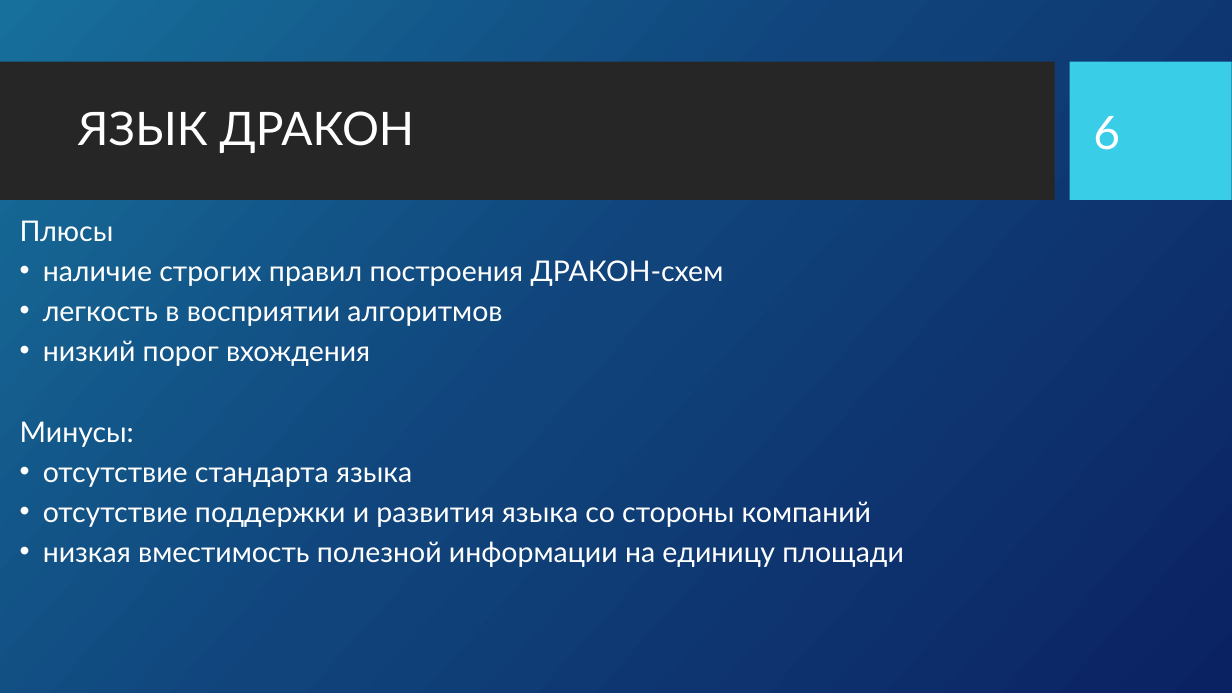
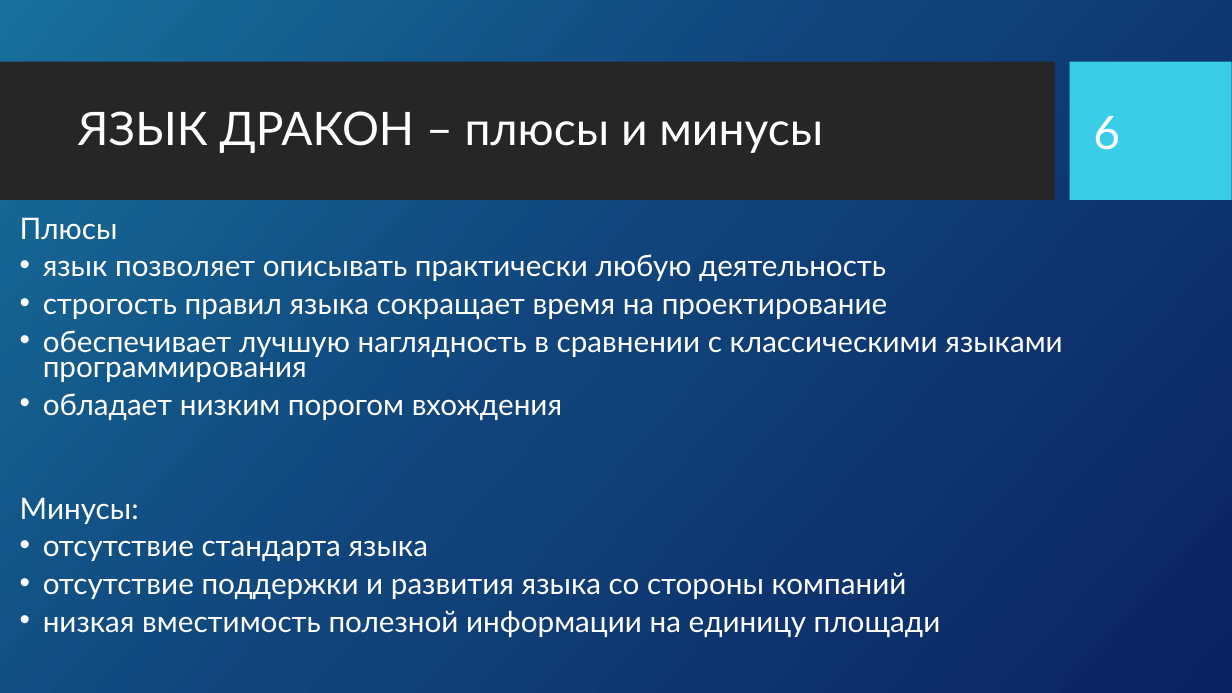
Before and after one commit to samarsky-canary/dragon, a slide deck: slide 6 of dizdocs/PreDrakon.pptx. Drawn at 1232x693 pixels with LibreOffice and Linux fonts; fonts in the diff are those of the drawing; background and template pictures are left out. Boxes give left, top, right and bottom in pixels: in the first picture for what was removed or moved away, otherwise in the second. Text is boxed around its words. In the diff, an @@ line names an element or a change of style, - is before the commit and + after.

```diff
--- a/dizdocs/PreDrakon.pptx
+++ b/dizdocs/PreDrakon.pptx
@@ title at (x1=78, y1=111, x2=823, y2=153): text changed @@
-ЯЗЫК ДРАКОН
+ЯЗЫК ДРАКОН – плюсы и минусы
@@ text at (x1=20, y1=217, x2=941, y2=638): size 22.2 to 23.1 pt in "Плюсы", "Минусы:", "отсутствие стандарта языка", "отсутствие поддержки и развития языка со стороны ..." and 1 more places; line spacing 0.8 to 0.7 @@
@@ text at (x1=43, y1=254, x2=1062, y2=420): text changed; size 22.2 to 23.1 pt @@
-• наличие строгих правил построения ДРАКОН-схем
-• легкость в восприятии алгоритмов
-• низкий порог вхождения
+• язык позволяет описывать практически любую деятельность
+• строгость правил языка сокращает время на проектирование
+• обеспечивает лучшую наглядность в сравнении с классическими языками программирования
+• обладает низким порогом вхождения
```
Also in this commit, not shown: 14 other slides changed, 3 slides added, 6 slides removed, 11 other files.
